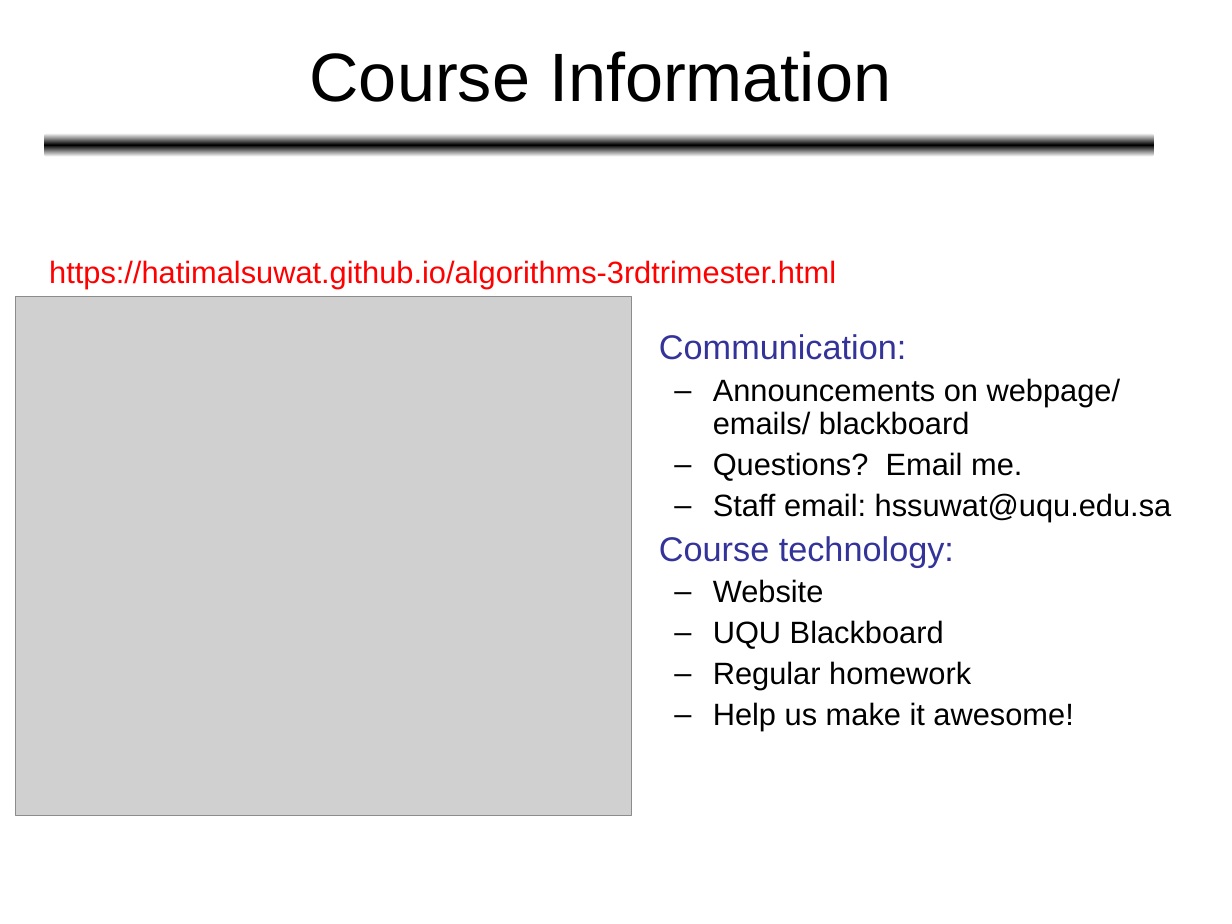
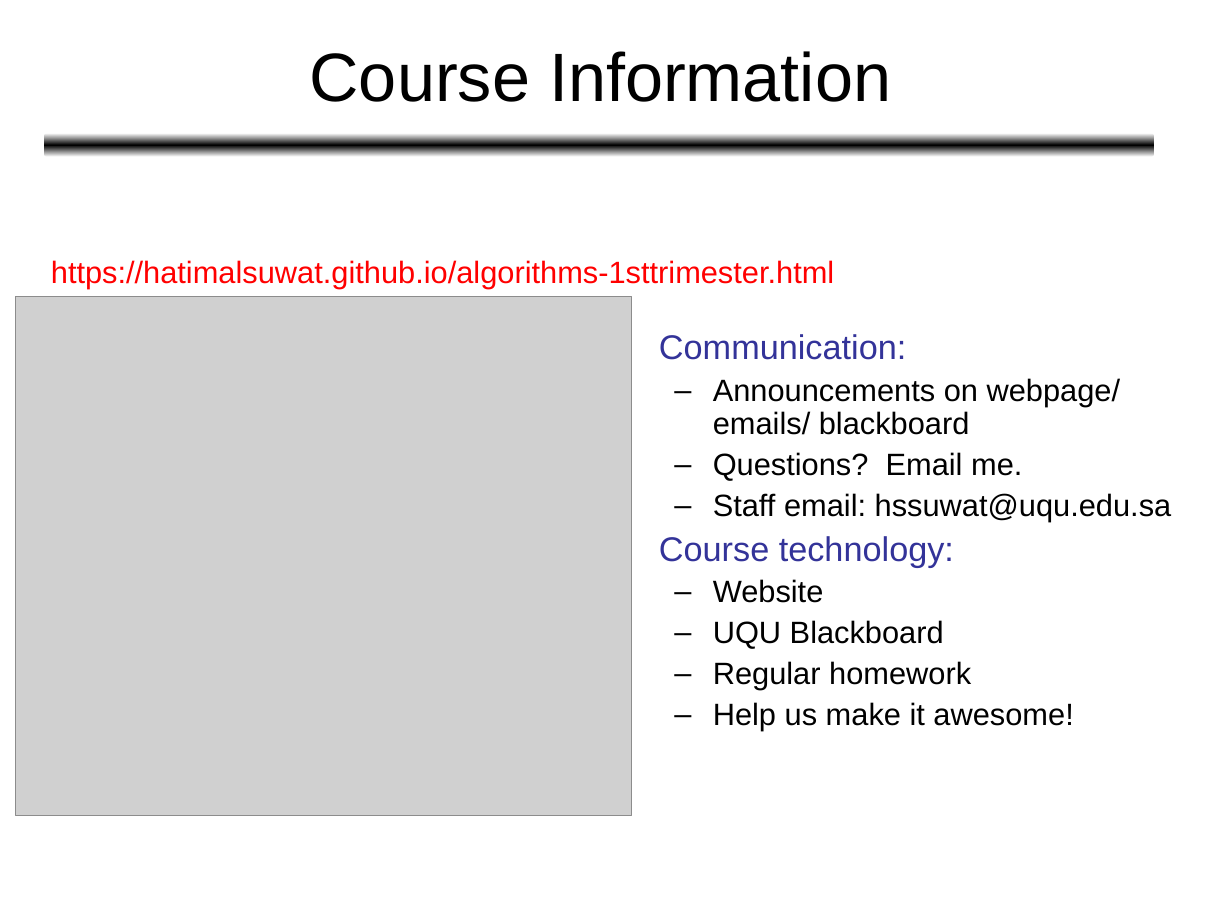
Before and after one commit to HatimAlsuwat/HatimAlsuwat.github.io, a slide deck: slide 2 of algorithms/Lecture 1.ppt. Drawn at 1232x924 pixels with LibreOffice and Linux fonts; fonts in the diff are those of the drawing; grey boxes stand for pictures. Boxes give left, top, right and bottom in pixels: in the first picture for what was removed or moved away, otherwise in the second. Text is boxed around its words. In the diff, an @@ line names an element or a change of style, - is before the commit and + after.

```diff
--- a/algorithms/Lecture 1.ppt
+++ b/algorithms/Lecture 1.ppt
@@ text at (51, 260, 834, 289): text changed @@
-https://hatimalsuwat.github.io/algorithms-3rdtrimester.html
+https://hatimalsuwat.github.io/algorithms-1sttrimester.html
```
Also in this commit, not shown: 2 other slides changed, 2 other files.
